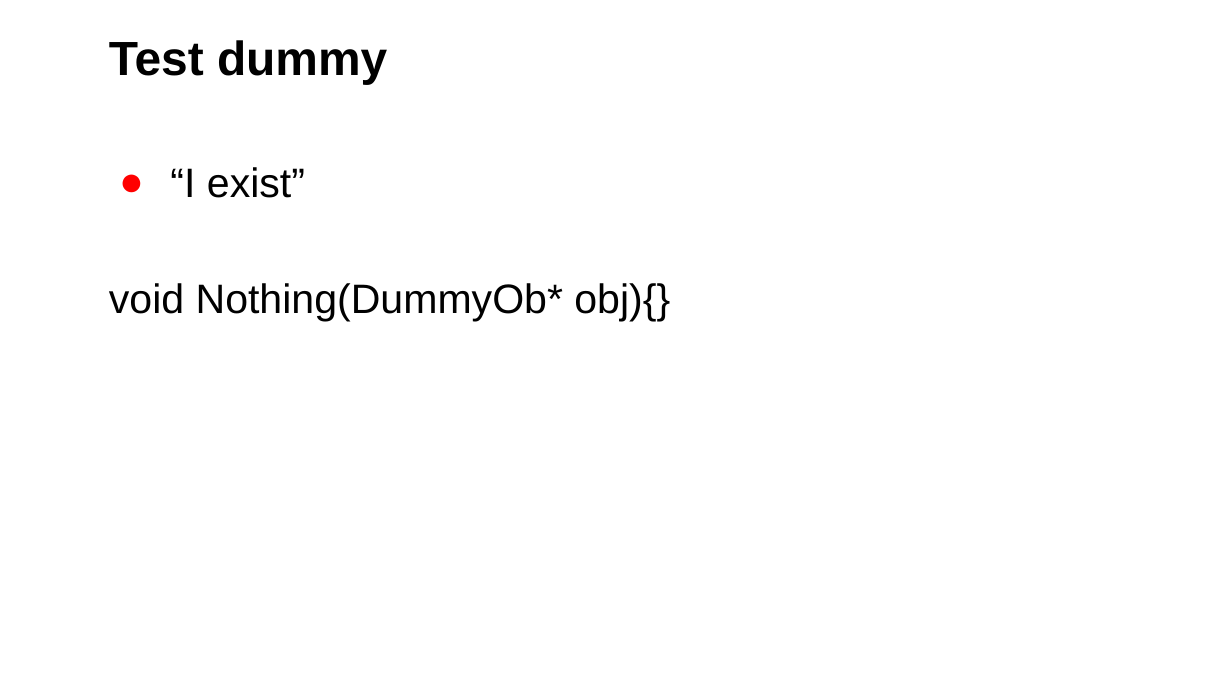
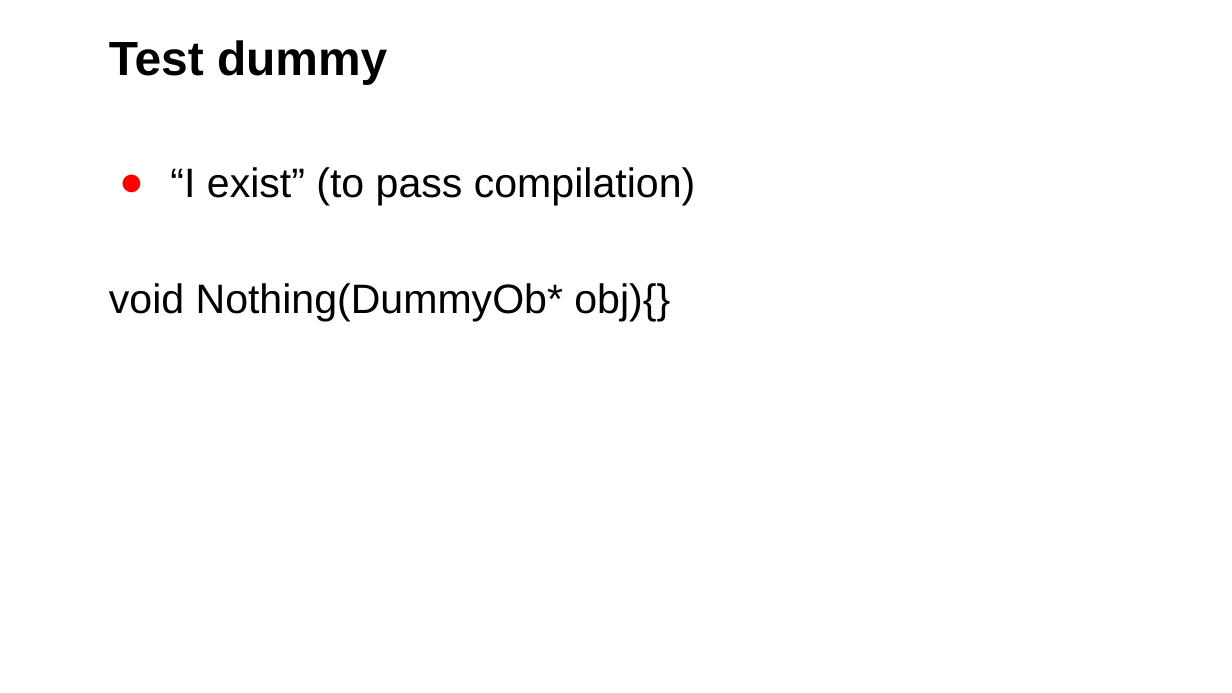
Before and after one commit to middlehuang/portal, a slide deck: slide 38 of CGreen TestDouble ETDD OOC DP ver 0.5.pptx (slide 37 before the commit). Drawn at 1232x693 pixels with LibreOffice and Linux fonts; fonts in the diff are those of the drawing; background and template pictures are left out. Boxes give left, top, right and bottom in pixels: in the first picture for what was removed or moved away, otherwise in the second. Text is boxed around its words. In the diff, an @@ line names an element or a change of style, - is before the commit and + after.

```diff
--- a/CGreen TestDouble ETDD OOC DP ver 0.5.pptx
+++ b/CGreen TestDouble ETDD OOC DP ver 0.5.pptx
@@ text at [170, 167, 695, 206]: text changed @@
-● “I exist”
+● “I exist” (to pass compilation)
```
Also in this commit, not shown: 10 other slides changed, 2 slides added.
